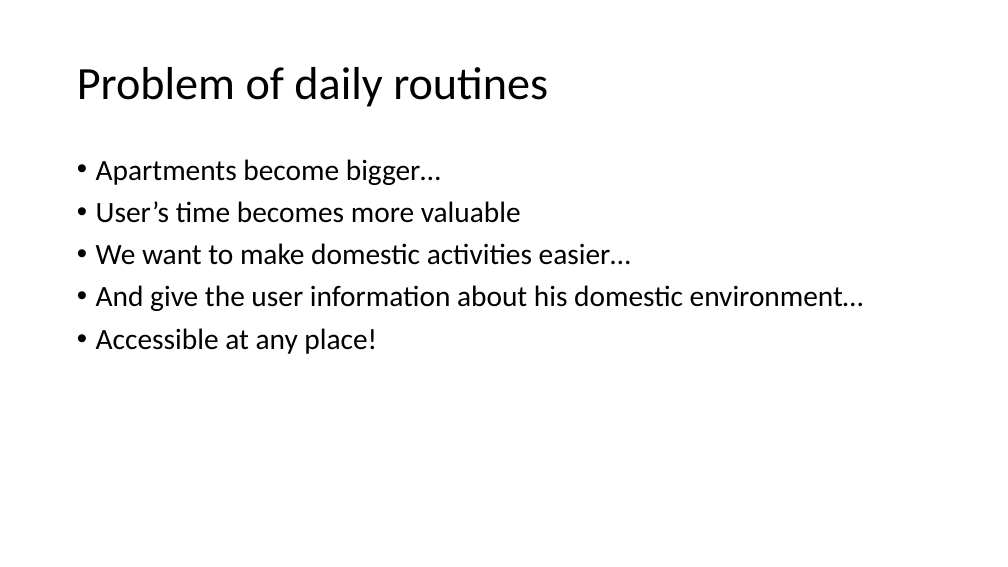
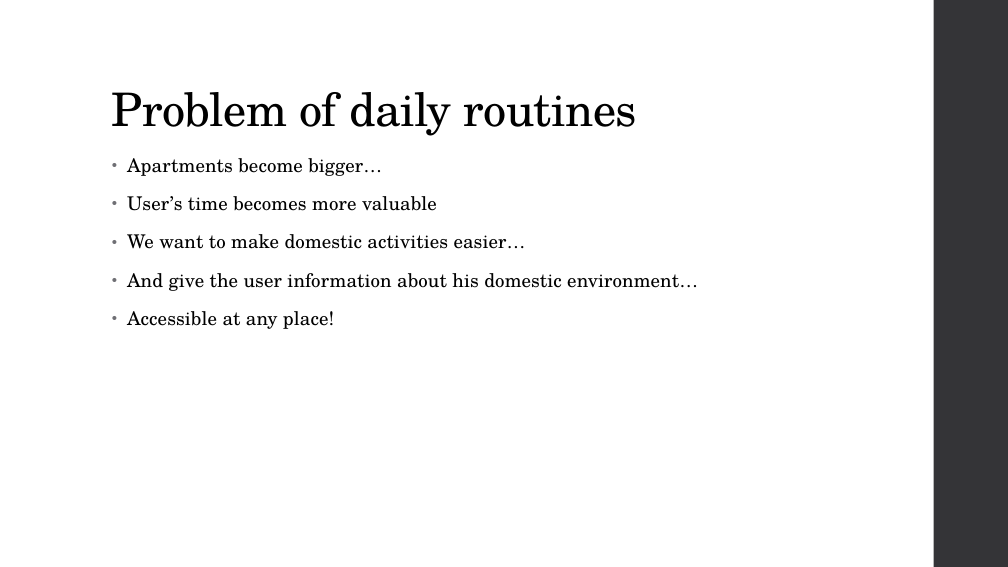
Before and after one commit to DmitryMI/EamaProject, a slide deck: slide 2 of Documentation/App idea.pptx. Drawn at 1008x567 pixels with LibreOffice and Linux fonts; fonts in the diff are those of the drawing. Boxes give left, top, right and bottom in pixels: in the first picture for what was removed or moved away, otherwise in the second. Text is boxed around its words. In the diff, an @@ line names an element or a change of style, - is before the commit and + after.

```diff
--- a/Documentation/App idea.pptx
+++ b/Documentation/App idea.pptx
@@ rectangle added at box(934, 0, 1008, 567), fill #353537 @@
@@ title "Problem of daily routines": place and size @@
-title "Problem of daily routines" at box(77, 67, 548, 107)
+title "Problem of daily routines" at box(112, 92, 637, 136)
@@ title "Problem of daily routines" at box(112, 92, 637, 136): font Calibri to TeX Gyre Schola, letter spacing 0 to -0.5 pt; vertical alignment middle to bottom @@
@@ text "Apartments become bigger…": place and size @@
-text "Apartments become bigger…" at box(96, 159, 863, 354)
+text "Apartments become bigger…" at box(127, 158, 698, 329)
@@ text "Apartments become bigger…" at box(127, 158, 698, 329): size 28 to 18 pt, font Calibri to TeX Gyre Schola, letter spacing 0 to 0.1 pt; indent changed; line spacing 0.9 to 0.95; more space between paragraphs @@
```
Also in this commit, not shown: 10 other slides changed, 4 slides added, 1 slide removed, 3 other files.
